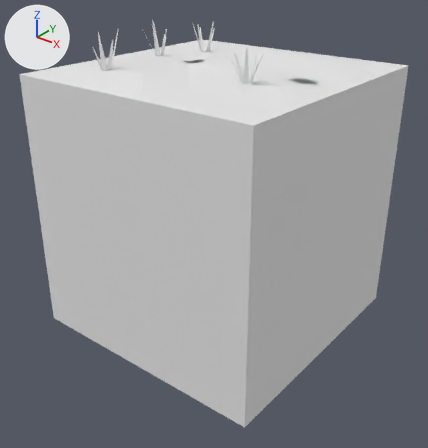
An edit to the FBX model Assets/Tiles/Blend/Blend Dark Rock 0.fbx, drawn before and after from the same camera.
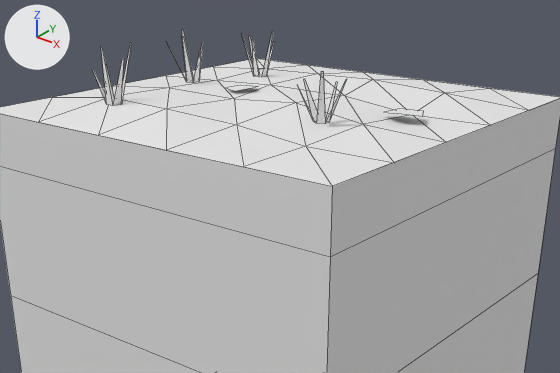
Each version is shown whole from a camera (50 mm lens) standing at (2.68, -3.43, 1.92) and looking at (0.05, -0.14, -0.12), then close up on the part from 7% to 95% of the width and 0% to 56% of the height. The lights are fixed; the arrows at upper left show +X, +Y and +Z. The last two pictures show the newer version. The close-ups show mesh edges as thin lines. Where no turn or scale is listed for an object, it has been applied to the vertices. Vertices at exactly the same position are counted once.

The older version as bpy lines, for what is in view:
```python
me_blend_dark_rock_0 = bpy.data.meshes.new('Blend Dark Rock 0')
me_blend_dark_rock_0.from_pydata(...)  # 138 vertices, 85 faces; spans x -1.0..1.0, y -1.0..1.0, z -1.0..1.36
me_blend_dark_rock_0.materials.append(mat_tileworld_tiles)  # its picture is missing
ob_blend_dark_rock_0 = bpy.data.objects.new('Blend Dark Rock 0', me_blend_dark_rock_0)
ob_blend_dark_rock_0.location = (0.0, 0.0, 0.0)
```
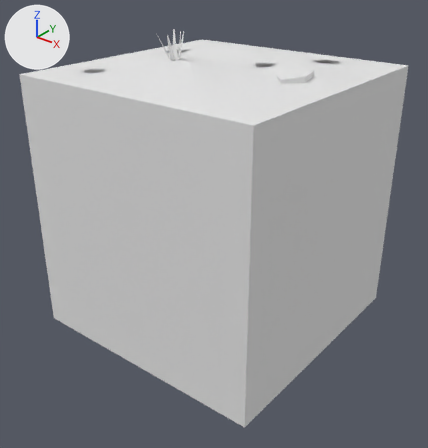
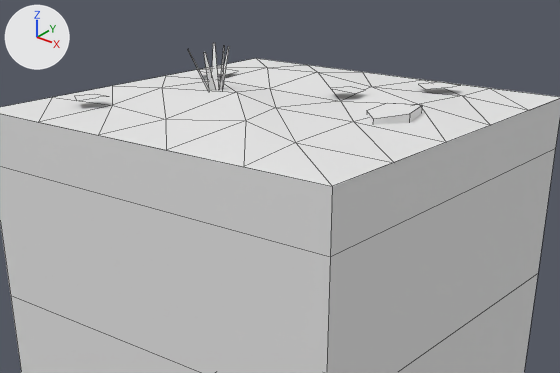
Patch to the scene script:
```diff
--- a/Assets/Tiles/Blend/Blend Dark Rock 0.fbx.py
+++ b/Assets/Tiles/Blend/Blend Dark Rock 0.fbx.py
@@ me_blend_dark_rock_0 @@
 # used by ob_blend_dark_rock_0; location = (0.0, 0.0, 0.0)
-me_blend_dark_rock_0.from_pydata(...)  # 138 vertices, 85 faces; spans x -1.0..1.0, y -1.0..1.0, z -1.0..1.36
+me_blend_dark_rock_0.from_pydata(...)  # 98 vertices, 78 faces; spans x -1.0..1.0, y -1.0..1.0, z -1.0..1.31
+# me_blend_dark_rock_0 part 1: the loose piece of 5 vertices spanning x -0.33..-0.17, y -0.08..0.08, z 1.09..1.11 is turned -11 degrees about the z axis through its middle and scaled by 1.02, then moved by (-0.41, -0.64, 0.0)
+# me_blend_dark_rock_0 part 2: the loose piece of 5 vertices spanning x 0.6..0.78, y -0.1..0.08, z 1.09..1.11 is copied, and the copy is turned 53.4 degrees about the z axis through its middle and scaled by 1.17, then moved by (-0.2, 0.67, 0.0); it spans x 0.38..0.59, y 0.55..0.76, z 1.09..1.11
+# me_blend_dark_rock_0 part 3: 14 loose pieces with 56 vertices, spanning x -0.57..0.6, y -0.71..0.42, z 1.09..1.36, are deleted
+# me_blend_dark_rock_0 part 4
+# 1 face is deleted
+# 4 vertices in x -0.61..-0.57, y -0.04..0.03, z 1.09 move by (0.28, -0.13, 0.0)
+# 41 vertices move from x -0.71..0.78, y -0.64..0.61, z 1.05..1.33 to x -0.8..0.65, y -0.65..0.63, z 1.06..1.31
+# 6 vertices are added at (0.56, 0.05, 1.06), (0.54, -0.09, 1.05), (0.73, 0.07, 1.07), (0.76, -0.09, 1.06), (0.65, -0.21, 1.05), (-0.7, 0.15, 1.11)
+# 5 new vertices lie (0.0, 0.0, 0.05) away from vertices in x 0.54..0.76, y -0.21..0.07, z 1.05..1.07
+# 7 new faces join them
 me_blend_dark_rock_0.materials.append(mat_tileworld_tiles)
```

Changed parts and their boxes [x1, y1, x2, y2] in the close-ups (560 x 373 px; the box of a moved part takes in the faces that stretch with it):
'Blend Dark Rock 0', reshaped: before [0, 30, 560, 373]; after [0, 43, 560, 373]
part 1 of me_blend_dark_rock_0, moved or reshaped: before [227, 85, 257, 91]; after [74, 94, 108, 100]
part 2 of me_blend_dark_rock_0, added: after [419, 82, 459, 89]
part 3 of me_blend_dark_rock_0, deleted: before [92, 33, 347, 123]
part 4 of me_blend_dark_rock_0, moved or reshaped: before [39, 30, 446, 186]; after [40, 43, 446, 186]
